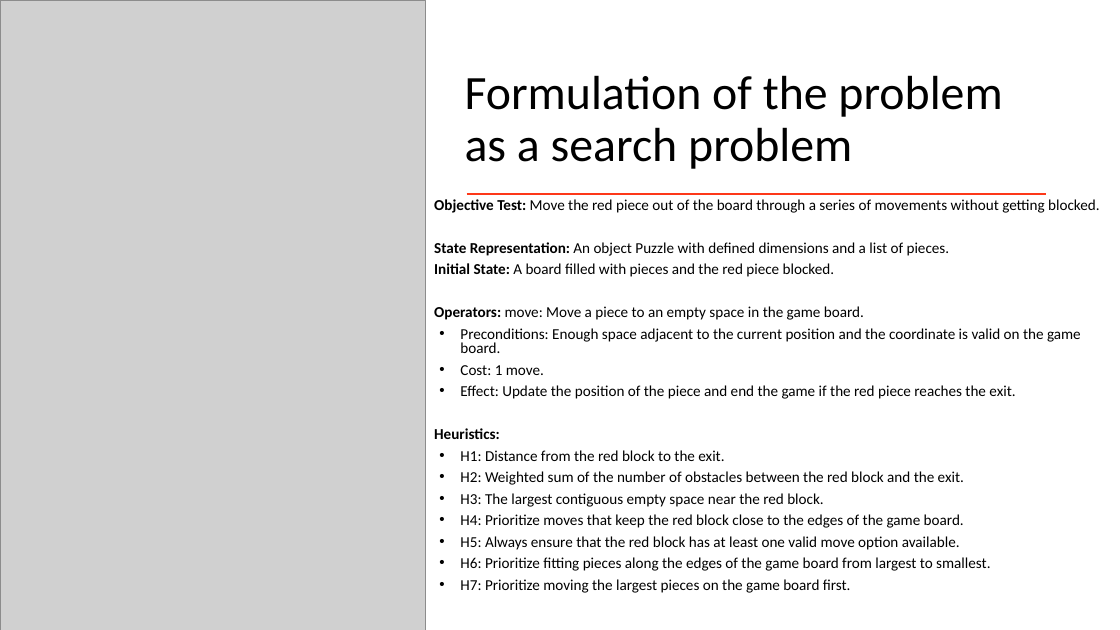
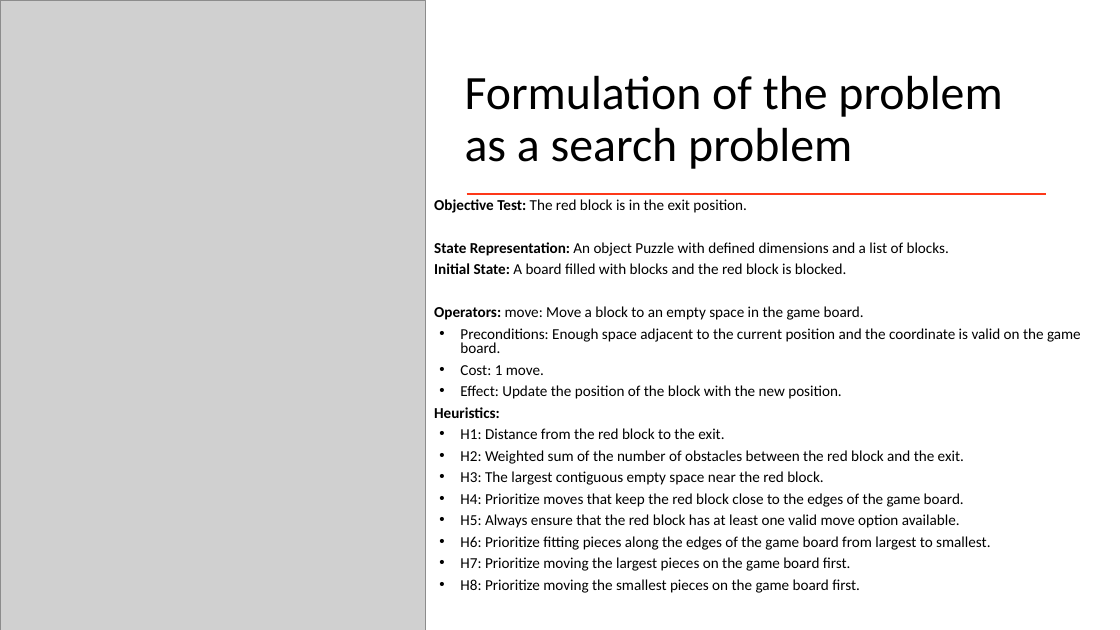
Before and after one commit to afs202005277/PuzzleSolverAI, a slide deck: slide 4 of Block Escape.pptx. Drawn at 1120x630 pixels with LibreOffice and Linux fonts; fonts in the diff are those of the drawing; grey boxes stand for pictures. Boxes give left, top, right and bottom in pixels: in the first picture for what was removed or moved away, otherwise in the second. Text is boxed around its words. In the diff, an @@ line names an element or a change of style, - is before the commit and + after.

```diff
--- a/Block Escape.pptx
+++ b/Block Escape.pptx
@@ text at [434,199,949,320]: text changed @@
-Objective Test: Move the red piece out of the board through a series of movements without getting blocked.
-State Representation: An object Puzzle with defined dimensions and a list of pieces.
-Initial State: A board filled with pieces and the red piece blocked.
-Operators: move: Move a piece to an empty space in the game board.
+Objective Test: The red block is in the exit position.
+State Representation: An object Puzzle with defined dimensions and a list of blocks.
+Initial State: A board filled with blocks and the red block is blocked.
+Operators: move: Move a block to an empty space in the game board.
@@ text at [460,385,841,399]: text changed @@
-• Effect: Update the position of the piece and end the game if the red piece reaches the exit.
+• Effect: Update the position of the block with the new position.
@@ text at [460,579,860,593]: paragraph added @@
+• H8: Prioritize moving the smallest pieces on the game board first.
```
Also in this commit, not shown: 4 other slides changed.
